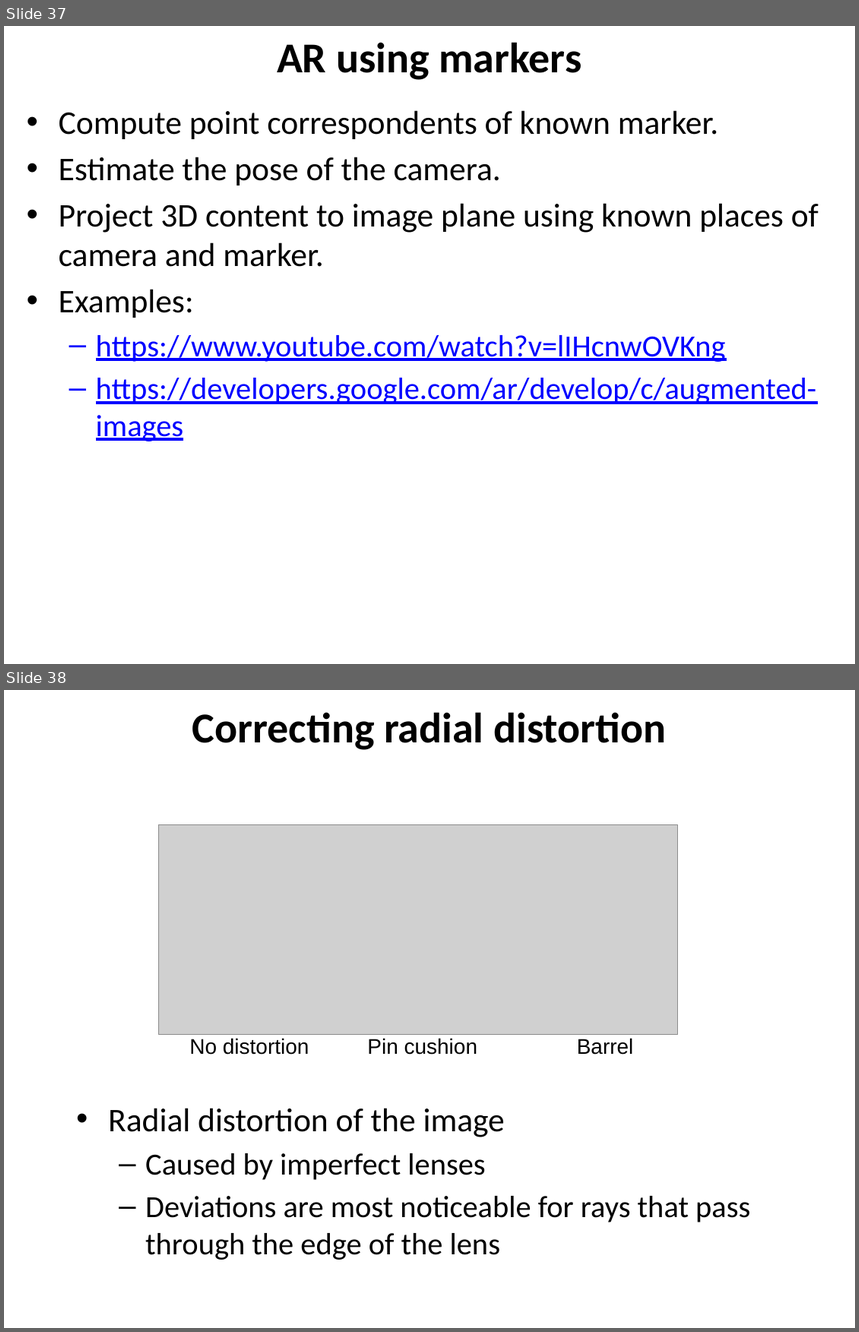
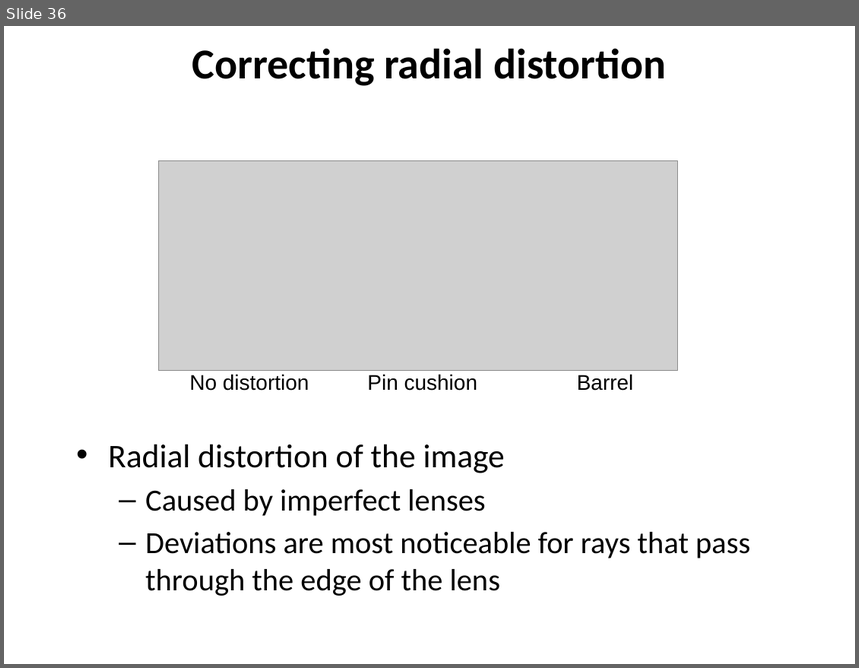
Before and after one commit to YoniChechik/AI_is_Math, a slide deck: c_07_camera_calibration/camera calibration.pptx. Shown one above the other, each under a label of ours: slides 37 and 38 before the commit, slide 36 after it. The pictures are 859x1332 and 859x668 pixels, drawn with LibreOffice and Linux fonts; fonts in the diff are those of the drawing; grey boxes stand for pictures. Boxes give left, top, right and bottom in pixels: in the first picture for what was removed or moved away, otherwise in the second. Text is boxed around its words. In the diff, an @@ line names an element or a change of style, - is before the commit and + after.

```diff
--- a/c_07_camera_calibration/camera calibration.pptx
+++ b/c_07_camera_calibration/camera calibration.pptx
@@ slide 37 removed at (4,26,855,664), background #FFFFFF @@
@@ text removed at (277,42,582,80) @@
-AR using markers
@@ text removed at (59,110,819,442) @@
-• Compute point correspondents of known marker.
-• Estimate the pose of the camera.
-• Project 3D content to image plane using known places of camera and marker.
-• Examples:
-  – https://www.youtube.com/watch?v=lIHcnwOVKng
-  – https://developers.google.com/ar/develop/c/augmented-images
@@ what was slide 38 is now slide 36 @@
```
Also in this commit, not shown: 2 slides changed, 14 other files.
